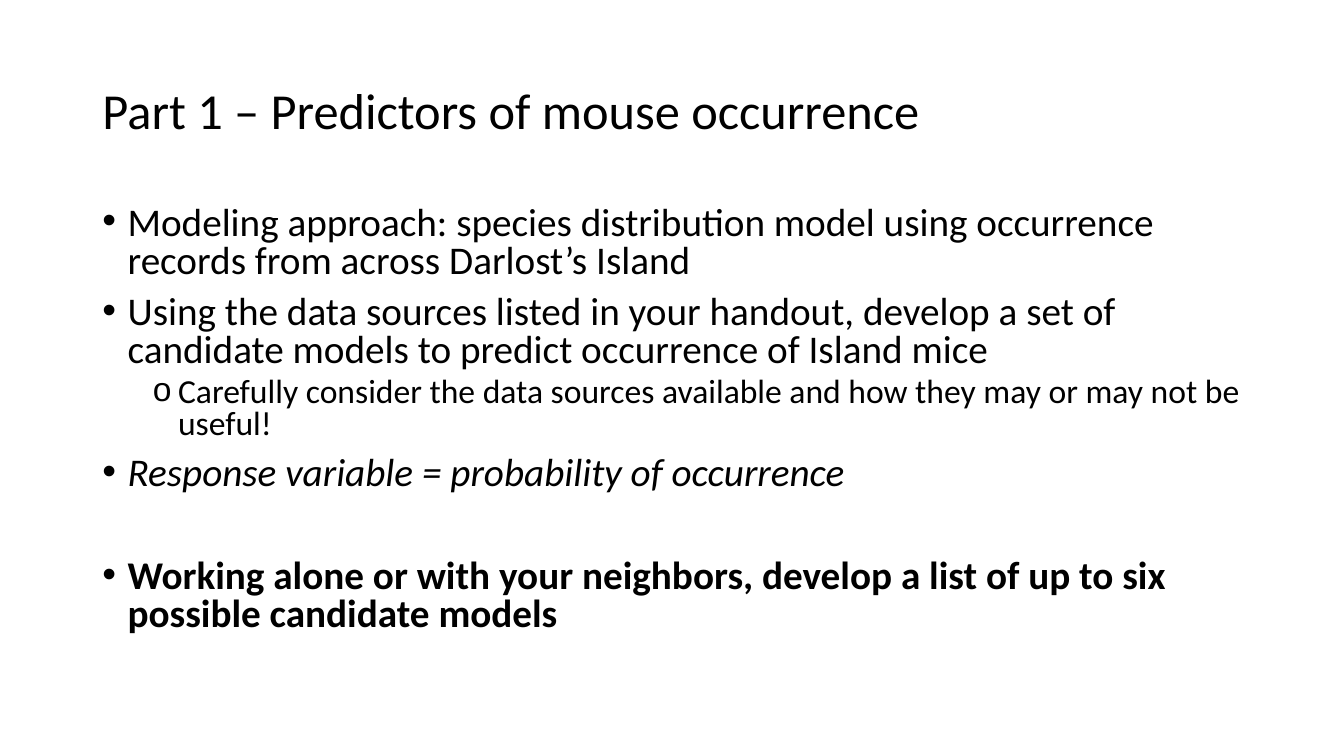
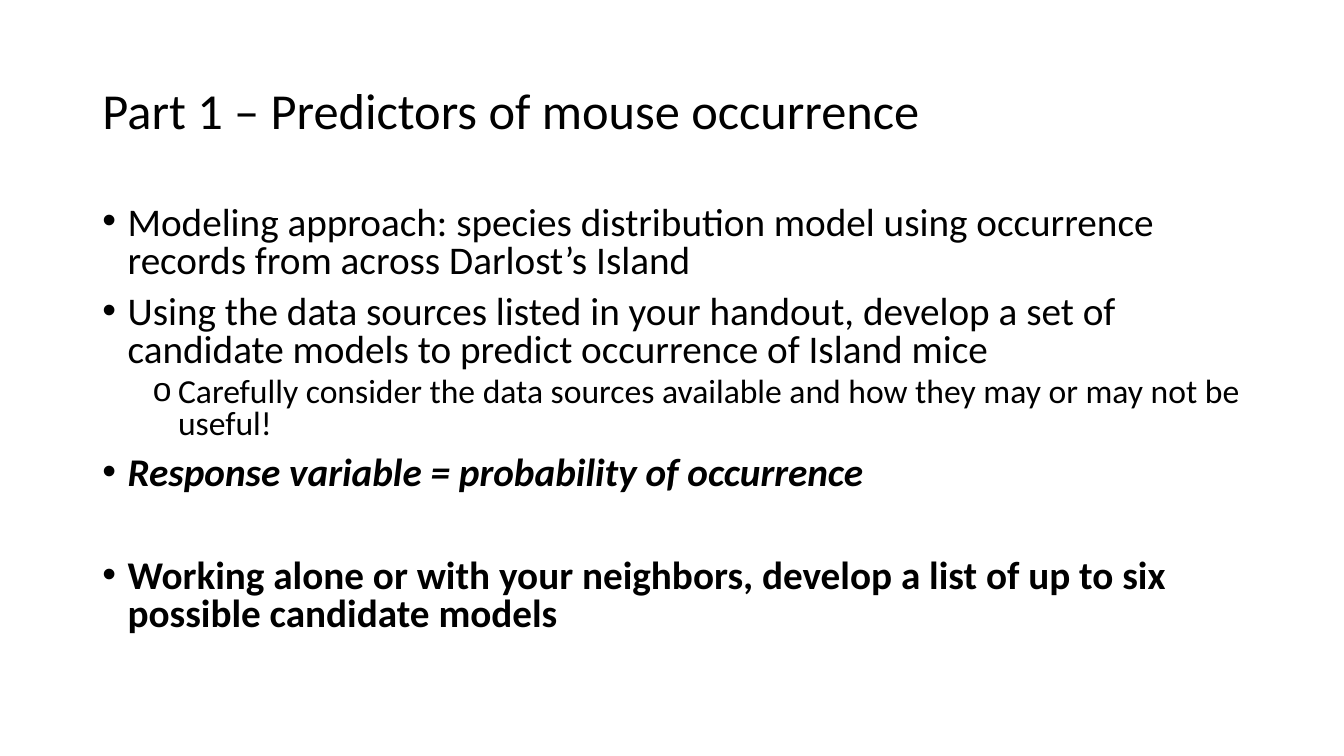
Before and after one commit to annamtucker/ssa-200, a slide deck: slide 7 of static/activities/activity-1.pptx. Drawn at 1344x756 pixels with LibreOffice and Linux fonts; fonts in the diff are those of the drawing; background and template pictures are left out. Boxes give left, top, right and bottom in pixels: in the first picture for what was removed or moved away, otherwise in the second. Text is boxed around its words. In the diff, an @@ line names an element or a change of style, - is before the commit and + after.

```diff
--- a/static/activities/activity-1.pptx
+++ b/static/activities/activity-1.pptx
@@ text at (x1=128, y1=458, x2=863, y2=492): bold on in "Response variable = probability of occurrence" @@
```
Also in this commit, not shown: 5 slides added, 2 other files.
